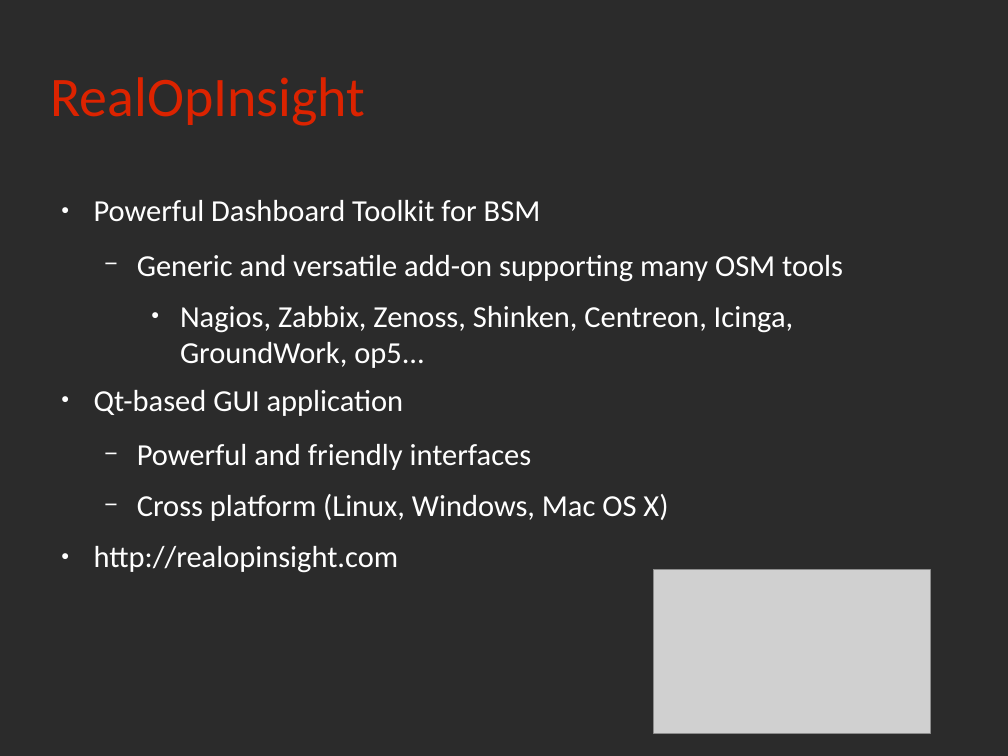
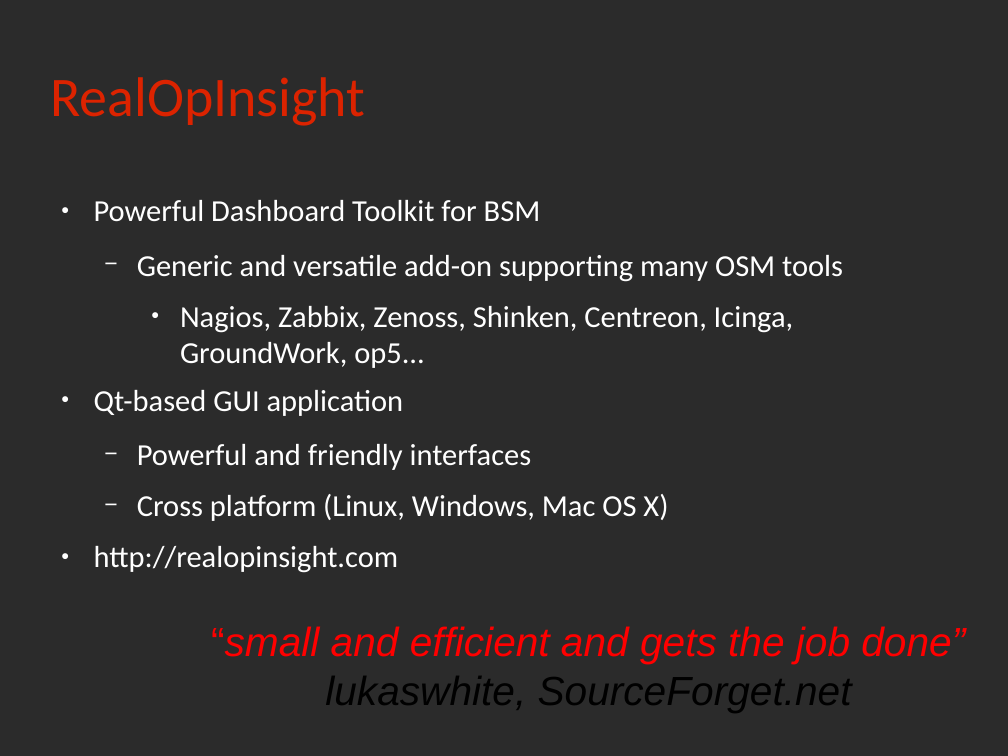
Before and after one commit to rchakode/realopinsight, a slide deck: slide 22 of doc/talks/rmll-2013.odp. Drawn at 1008x756 pixels with LibreOffice and Linux fonts; fonts in the diff are those of the drawing; grey boxes stand for pictures; background and template pictures are left out; a plain dark background stands for a picture behind light text. Boxes give left, top, right and bottom in pixels: in the first picture for what was removed or moved away, otherwise in the second. Text is boxed around its words. In the diff, an @@ line names an element or a change of style, - is before the commit and + after.

```diff
--- a/doc/talks/rmll-2013.odp
+++ b/doc/talks/rmll-2013.odp
@@ picture removed at (x1=653, y1=570, x2=930, y2=734) @@
@@ text added at (x1=211, y1=626, x2=965, y2=712), 32 pt, text #FF0000, italic @@
+“small and efficient and gets the job done” lukaswhite, SourceForget.net
```
Also in this commit, not shown: 14 other slides changed, 3 other files.
